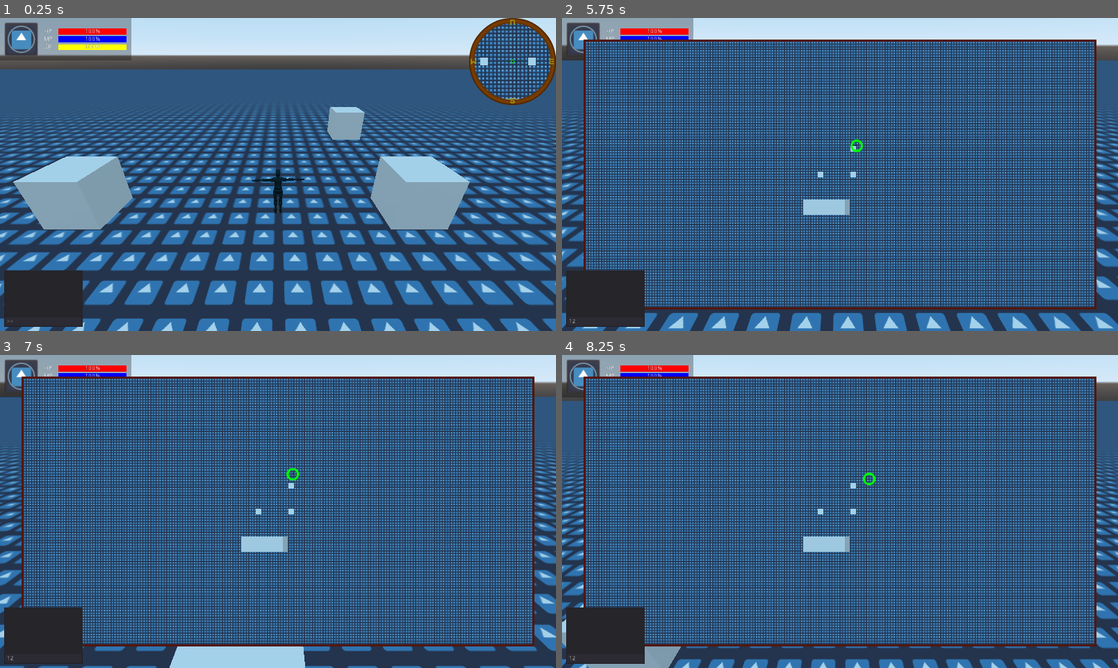
Above: before the commit, frames 1-4 (two rows, left to right).
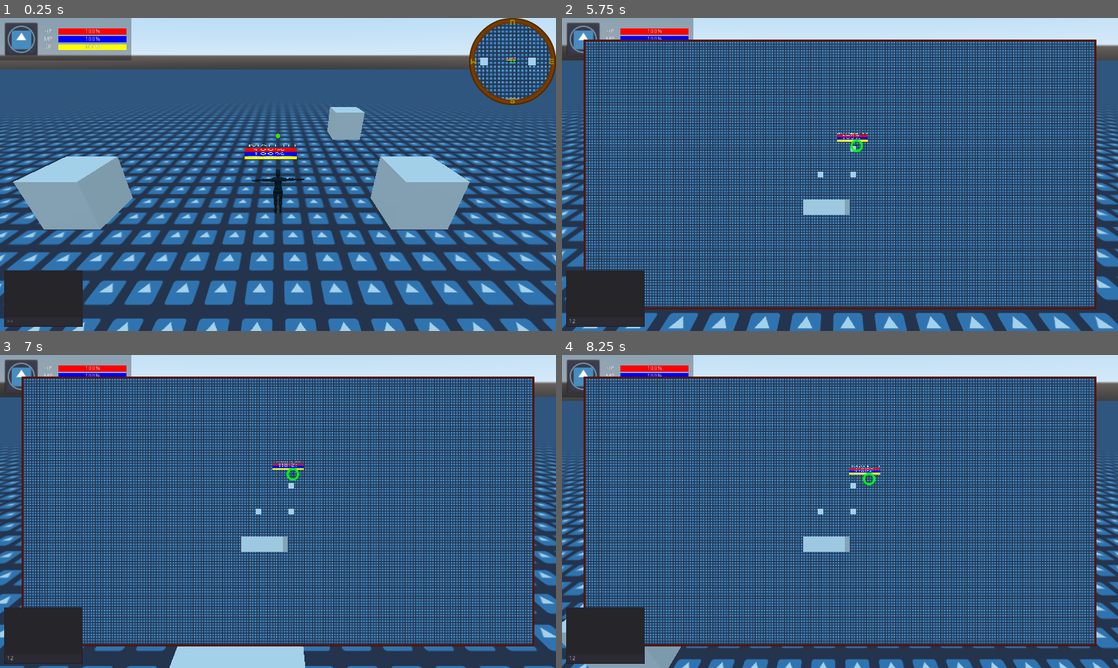
Above: after the commit, the same moments.

Repository: Emaleth/Aether_client
Game: Godot game, scene res://src/world/World.tscn
Same seed, same stepped clock (60 frames per second), same inputs: the game is played once before the commit and once after it. The engine's default icon, where the game draws it, is replaced by a stand-in: a white triangle on a blue panel in a dark square.
Inputs (mouse positions are in pixels of both pictures, inside the frame that each line leads up to):
- Up to frame 1 (0.25 s): no input
- Up to frame 2 (5.75 s): click (606, 321) at 0.52 s; type "12" at 0.6 s; click (584, 39) at 1.25 s; tap Enter at 2 s; move the mouse to (962, 158) at 2.02 s; hold D (move_right) 2.03-2.78 s; hold Middle mouse button (pan) 2.03-2.78 s; click (962, 158) at 2.17 s; tap Space (jump) at 2.27, 3.02, 4.52, 5.27 s; move the mouse to (812, 174) at 2.77 s; hold W (move_forward) 2.78-3.53 s; right-click (812, 174) at 2.85 s; move the mouse to (895, 105) at 3.52 s; hold D (move_right) 3.53-4.28 s; tap Mouse wheel up (zoom_in) at 3.6 s; move the mouse to (812, 237) at 4.27 s; hold W (move_forward) 4.28-5.03 s; tap Mouse wheel down (zoom_out) at 4.35 s; click (812, 237) at 4.42 s; move the mouse to (1006, 221) at 5.02 s; hold A (move_left) from 5.03 s (still down); hold Middle mouse button (pan) from 5.03 s (still down); tap M (map) at 5.65 s
- Up to frame 3 (7 s): move the mouse to (233, 508) at 5.77 s; release A (move_left) at 5.78 s; release Middle mouse button (pan) at 5.78 s; hold W (move_forward) 5.78-6.53 s; right-click (233, 508) at 5.85 s; tap Space (jump) at 6.02 s; move the mouse to (305, 511) at 6.52 s; hold S (move_backward) from 6.53 s (still down); tap Mouse wheel up (zoom_in) at 6.6 s; click (305, 511) at 6.67 s
- Up to frame 4 (8.25 s): move the mouse to (756, 433) at 7.27 s; release S (move_backward) at 7.28 s; hold D (move_right) 7.28-8.03 s; tap Mouse wheel down (zoom_out) at 7.35 s; tap Space (jump) at 7.52 s; move the mouse to (962, 495) at 8.02 s; hold W (move_forward) from 8.03 s (still down); hold Middle mouse button (pan) from 8.03 s (still down)

The runs differ from the first frame. In frame 1, 0.3% of the frame differs, in the area x 44-93%, y 12-46%; in frame 2, 0.1%; in frame 3, less than 0.1%; in frame 4, 0.1%.

Commit message:
actor hud

Diff:
--- a/src/actors/Actor.gd
+++ b/src/actors/Actor.gd
@@ -3,6 +3,9 @@
 enum STATE {IDLE, RUN, JUMP, FALL, DIE}
 
 var statistics : Dictionary = {
+	"name" : "",
+	"race" : "",
+	"guild" : "",
 	"speed" : 7,
 	"jump_force" : 12,
 	"acceleration" : 15,
@@ -178,6 +181,8 @@
 	# LOAD ANIMATIONS
 	for i in animations:
 		anim_player.add_animation(i, animations.get(i))
+	# CONF HUD
+	$NameResHud.conf(statistics.name, resources)
 	# RESTART PROCESSING
 	set_process(true)
 	set_physics_process(true)
--- a/src/actors/Actor.tscn
+++ b/src/actors/Actor.tscn
@@ -1,7 +1,9 @@
-[gd_scene load_steps=5 format=2]
+[gd_scene load_steps=7 format=2]
 
 [ext_resource path="res://src/actors/Actor.gd" type="Script" id=1]
 [ext_resource path="res://src/gui/w_minimap/MiniMapIndicator.tscn" type="PackedScene" id=2]
+[ext_resource path="res://src/gui/hud/NameResHud.tscn" type="PackedScene" id=3]
+[ext_resource path="res://src/gui/TargetIndicator.tscn" type="PackedScene" id=4]
 
 [sub_resource type="CapsuleMesh" id=1]
 radius = 0.4
@@ -30,5 +32,6 @@
 [node name="CollisionShape" type="CollisionShape" parent="AttackArea"]
 shape = SubResource( 2 )
 
-[node name="IDLabel" type="Sprite3D" parent="."]
-transform = Transform( 1, 0, 0, 0, 1, 0, 0, 0, 1, 0, 2.16564, 0 )
+[node name="NameResHud" parent="." instance=ExtResource( 3 )]
+
+[node name="TargetIndicator" parent="." instance=ExtResource( 4 )]
--- a/src/actors/player/Player.gd
+++ b/src/actors/player/Player.gd
@@ -4,6 +4,10 @@
 
 
 func _ready() -> void:
+	statistics.name = "Emaleth"
+	statistics.race = "Necromorph"
+	statistics.guild = "Empire"
+
 #	Input.set_use_accumulated_input(false)
 	model = preload("res://assets/model/actors/ybot.fbx")
 	$Debug.queue_free()
--- a/src/actors/player/Player.tscn
+++ b/src/actors/player/Player.tscn
@@ -16,6 +16,9 @@
 
 [sub_resource type="SpatialMaterial" id=4]
 albedo_color = Color( 0.901961, 0.305882, 0.878431, 1 )
+
+[sub_resource type="ViewportTexture" id=5]
+viewport_path = NodePath("Viewport")
 
 [node name="Player" instance=ExtResource( 1 )]
 script = ExtResource( 2 )
@@ -40,3 +43,6 @@
 [node name="MiniMapCameraRT" type="RemoteTransform" parent="." index="4"]
 transform = Transform( 1, 0, 0, 0, -1.62921e-07, 1, 0, -1, -1.62921e-07, 0, 20, 0 )
 update_scale = false
+
+[node name="NameResHud" parent="." index="8"]
+texture = SubResource( 5 )
--- /dev/null
+++ b/src/gui/TargetIndicator.gd
@@ -0,0 +1,23 @@
+extends Spatial
+
+var types  = {
+	"friendly" : Color.green,
+	"enemy" : Color.red,
+	"npc" : Color.blue,
+	"neutral" : Color.whitesmoke,
+}
+
+onready var tween : Tween = $Tween
+onready var target_indicator : MeshInstance = $TargetIndicator
+var type
+
+func _ready() -> void:
+	type = "enemy"
+	target_indicator.transform.origin.y = 3
+	bounce()
+
+func bounce():
+	tween.remove_all()
+	tween.interpolate_property(target_indicator, "transform:origin:y", 3, 3.3, 1, Tween.TRANS_SINE, Tween.EASE_OUT)
+	tween.interpolate_property(target_indicator, "transform:origin:y", 3.3, 3, 1, Tween.TRANS_QUAD, Tween.EASE_IN, 1)
+	tween.start()
--- /dev/null
+++ b/src/gui/TargetIndicator.tscn
@@ -0,0 +1,22 @@
+[gd_scene load_steps=4 format=2]
+
+[ext_resource path="res://src/gui/TargetIndicator.gd" type="Script" id=1]
+
+[sub_resource type="CubeMesh" id=1]
+size = Vector3( 0.1, 0.1, 0.1 )
+
+[sub_resource type="SpatialMaterial" id=2]
+flags_unshaded = true
+albedo_color = Color( 0.247059, 0.866667, 0.0470588, 1 )
+
+[node name="Spatial" type="Spatial"]
+script = ExtResource( 1 )
+
+[node name="TargetIndicator" type="MeshInstance" parent="."]
+transform = Transform( 0.707107, 0.707107, 0, -0.579228, 0.579228, -0.573576, -0.40558, 0.40558, 0.819152, 0, 3, 0 )
+mesh = SubResource( 1 )
+material/0 = SubResource( 2 )
+
+[node name="Tween" type="Tween" parent="."]
+repeat = true
+playback/repeat = true
--- /dev/null
+++ b/src/gui/hud/NameResHud.gd
@@ -0,0 +1,21 @@
+extends Spatial
+
+onready var name_label = $Quat/Viewport/vbox/Name
+onready var health_bar = $Quat/Viewport/vbox/Heatlh
+onready var mana_bar = $Quat/Viewport/vbox/Mana
+onready var stamina_bar = $Quat/Viewport/vbox/Stamina
+
+
+func _ready() -> void:
+	$Quat.get("material/0").albedo_texture = $Quat/Viewport.get_texture()
+
+func conf(name, resources) -> void:
+	name_label.text = name
+
+	health_bar.conf(tr("00006"), resources.health.maximum, resources.health.current, Color(1, 0, 0, 1))
+	mana_bar.conf(tr("00008"), resources.mana.maximum, resources.mana.current, Color(0, 0, 1, 1))
+	stamina_bar.conf(tr("00010"), resources.stamina.maximum, resources.stamina.current, Color(1, 1, 0, 1))
+
+	health_bar.get_node("Label").hide()
+	mana_bar.get_node("Label").hide()
+	stamina_bar.get_node("Label").hide()
--- /dev/null
+++ b/src/gui/hud/NameResHud.tscn
@@ -0,0 +1,77 @@
+[gd_scene load_steps=5 format=2]
+
+[ext_resource path="res://src/gui/w_base/resource_bar/ResourceBar.tscn" type="PackedScene" id=1]
+[ext_resource path="res://src/gui/hud/NameResHud.gd" type="Script" id=2]
+
+[sub_resource type="QuadMesh" id=1]
+size = Vector2( 0.3, 0.2 )
+
+[sub_resource type="SpatialMaterial" id=3]
+resource_local_to_scene = true
+flags_transparent = true
+flags_unshaded = true
+flags_fixed_size = true
+params_billboard_mode = 1
+params_billboard_keep_scale = true
+
+[node name="NameResHud" type="Spatial"]
+script = ExtResource( 2 )
+
+[node name="Quat" type="MeshInstance" parent="."]
+transform = Transform( 1, 0, 0, 0, 1, 0, 0, 0, 1, 0, 2, 0 )
+mesh = SubResource( 1 )
+material/0 = SubResource( 3 )
+
+[node name="Viewport" type="Viewport" parent="Quat"]
+size = Vector2( 72, 200 )
+transparent_bg = true
+handle_input_locally = false
+disable_3d = true
+usage = 0
+render_target_v_flip = true
+gui_disable_input = true
+
+[node name="vbox" type="VBoxContainer" parent="Quat/Viewport"]
+margin_right = 53.0
+margin_bottom = 68.0
+grow_horizontal = 2
+grow_vertical = 2
+alignment = 1
+__meta__ = {
+"_edit_use_anchors_": false
+}
+
+[node name="Name" type="Label" parent="Quat/Viewport/vbox"]
+margin_right = 132.0
+margin_bottom = 14.0
+size_flags_horizontal = 3
+size_flags_vertical = 3
+size_flags_stretch_ratio = 3.0
+text = "<name>"
+align = 1
+valign = 1
+uppercase = true
+
+[node name="Heatlh" parent="Quat/Viewport/vbox" instance=ExtResource( 1 )]
+margin_top = 18.0
+margin_right = 132.0
+margin_bottom = 32.0
+size_flags_horizontal = 3
+size_flags_vertical = 4
+size_flags_stretch_ratio = 0.5
+
+[node name="Mana" parent="Quat/Viewport/vbox" instance=ExtResource( 1 )]
+margin_top = 36.0
+margin_right = 132.0
+margin_bottom = 50.0
+size_flags_horizontal = 3
+size_flags_vertical = 4
+size_flags_stretch_ratio = 0.5
+
+[node name="Stamina" parent="Quat/Viewport/vbox" instance=ExtResource( 1 )]
+margin_top = 54.0
+margin_right = 132.0
+margin_bottom = 68.0
+size_flags_horizontal = 3
+size_flags_vertical = 4
+size_flags_stretch_ratio = 0.5
Not shown: 1 places in src/actors/player/Player.tscn that only renumber resources
